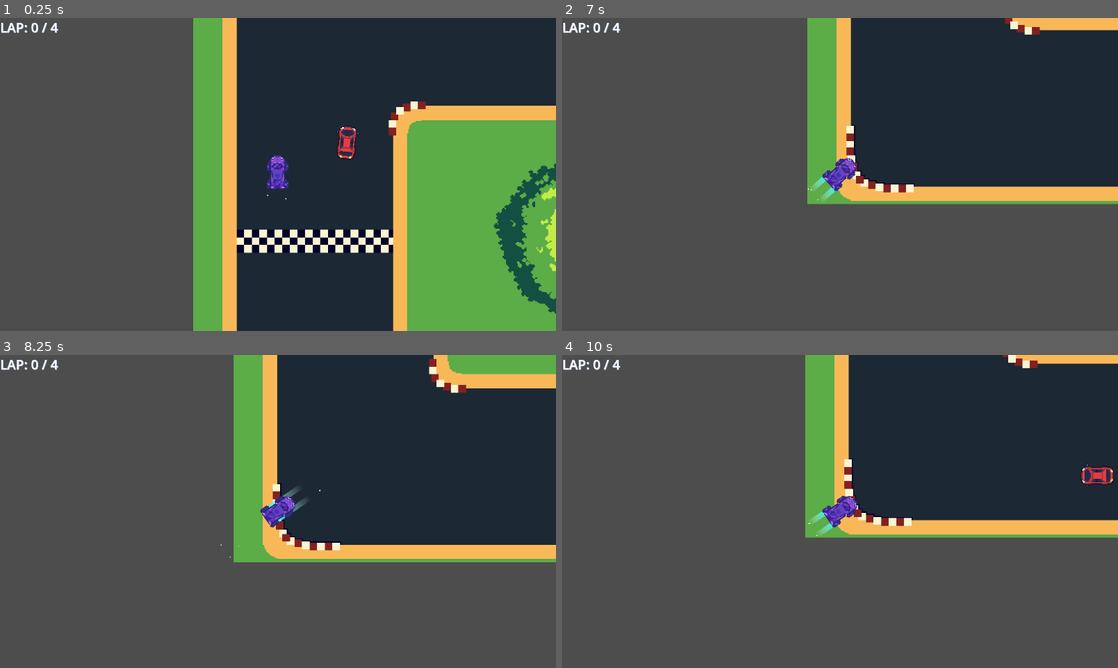
Above: before the commit, frames 1-4 (two rows, left to right).
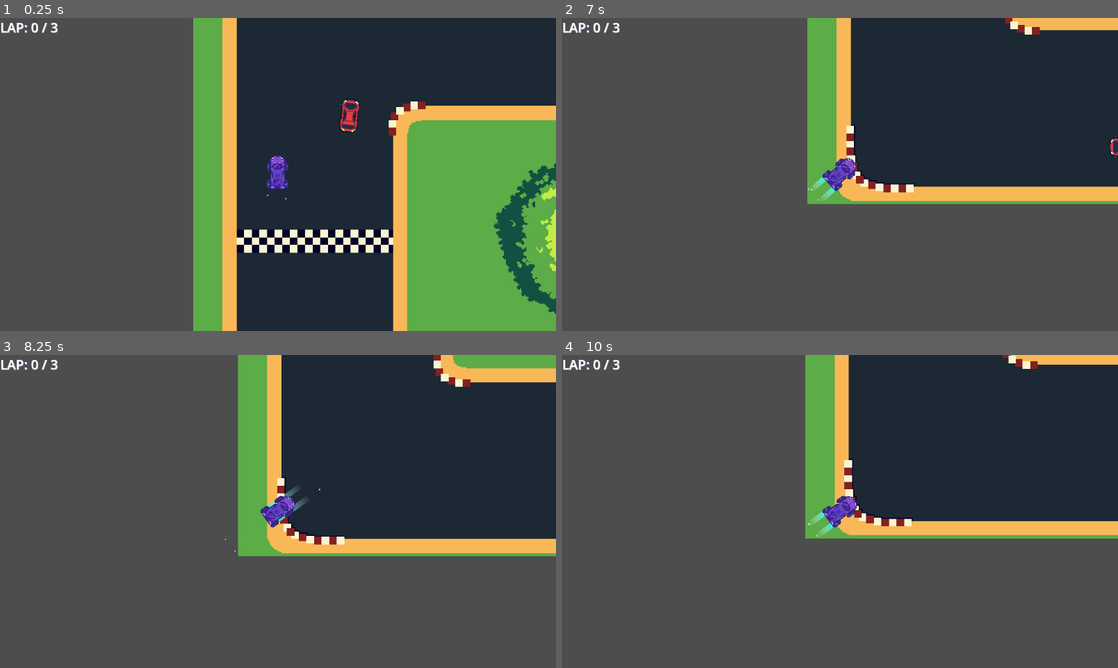
Above: after the commit, the same moments.

Repository: Buzabs/Cartest2
Game: Godot game, scene res://Scenes/TestScene.tscn
The game is run twice, just before and just after one commit, with the same random seed, the same clock (stepped at 60 frames per second) and the same inputs.
Inputs:
- Up to frame 1 (0.25 s): no input
- Up to frame 2 (7 s): hold D (Right) 0.53-1.28 s; tap Space (Nitro) at 0.6, 1.35, 2.1, 2.85, 3.6, 4.35, 5, 5.1, 5.85, 6.6 s; hold S (Down) 1.28-2.03 s; hold D (Right) 2.03-2.78 s; hold W (Up) 2.78-3.53 s; hold A (Left) 3.53-5.03 s; tap Enter at 4.25, 6.5 s; hold S (Down) 5.03-5.78 s; hold D (Right) 5.78-6.53 s; hold W (Up) from 6.53 s (still down)
- Up to frame 3 (8.25 s): release W (Up) at 7.28 s; hold D (Right) 7.28-8.03 s; tap Space (Nitro) at 7.35, 8.1 s; hold S (Down) from 8.03 s (still down)
- Up to frame 4 (10 s): tap Space (Nitro) at 8.75, 8.85, 9.6 s; release S (Down) at 8.78 s; hold A (Left) 8.78-9.53 s; tap Enter at 9.5 s; hold W (Up) from 9.53 s (still down)

The runs differ from the first frame. In frame 1, 0.4% of the frame differs, in the area x 9-65%, y 1-45%; in frame 2, less than 0.1%; in frame 3, 5.8%, in the area x 9-100%, y 0-67%; in frame 4, 1.2%.

Commit message:
Tabela wyników

Diff:
--- a/Scenes/TestScene.tscn
+++ b/Scenes/TestScene.tscn
@@ -7,6 +7,9 @@
 [ext_resource type="PackedScene" uid="uid://dahoemngkgnt" path="res://Scenes/checkpoint.tscn" id="6_qsjrb"]
 
 [sub_resource type="SystemFont" id="SystemFont_iufkg"]
+font_names = PackedStringArray("Upheaval TT (BRK)")
+
+[sub_resource type="SystemFont" id="SystemFont_0f5h7"]
 font_names = PackedStringArray("Upheaval TT (BRK)")
 
 [sub_resource type="Curve2D" id="Curve2D_5lt6y"]
@@ -25,16 +28,18 @@
 [sub_resource type="RectangleShape2D" id="RectangleShape2D_0f5h7"]
 size = Vector2(197, 21)
 
+[sub_resource type="RectangleShape2D" id="RectangleShape2D_c264a"]
+size = Vector2(197, 20)
+
 [node name="Node2D" type="Node2D"]
 script = ExtResource("1_0f5h7")
-max_laps = 4
 
 [node name="Racetrack" type="Sprite2D" parent="."]
 texture_filter = 1
 position = Vector2(922, 398)
 texture = ExtResource("2_iufkg")
 
-[node name="Car" parent="." instance=ExtResource("1_mncer")]
+[node name="Car" parent="." groups=["Cars"] instance=ExtResource("1_mncer")]
 position = Vector2(488, 109)
 
 [node name="Camera" type="Camera2D" parent="Car"]
@@ -51,9 +56,20 @@
 theme_override_fonts/normal_font = SubResource("SystemFont_iufkg")
 theme_override_font_sizes/normal_font_size = 30
 
-[node name="Enemy" parent="." instance=ExtResource("3_8k7wh")]
+[node name="Bracket" type="RichTextLabel" parent="Car/CanvasLayer"]
+unique_name_in_owner = true
+texture_filter = 1
+offset_left = 826.0
+offset_right = 1280.0
+offset_bottom = 176.0
+theme_override_fonts/normal_font = SubResource("SystemFont_0f5h7")
+theme_override_font_sizes/normal_font_size = 30
+horizontal_alignment = 2
+
+[node name="Enemy" parent="." groups=["Cars"] instance=ExtResource("3_8k7wh")]
 position = Vector2(547, 135)
 rotation = 1.70065
+max_speed = 360
 steer_force = 0.4
 look_ahead = 50
 num_rays = 16
@@ -102,17 +118,29 @@
 position = Vector2(508.5, 170.5)
 shape = SubResource("RectangleShape2D_0f5h7")
 
-[node name="Checkpoint" parent="." instance=ExtResource("6_qsjrb")]
+[node name="Checkpoints" type="Node2D" parent="."]
 position = Vector2(894, -114)
 scale = Vector2(1, 8.69)
 
-[node name="Checkpoint2" parent="." instance=ExtResource("6_qsjrb")]
-position = Vector2(1238, 465)
-scale = Vector2(9.83, 1)
+[node name="Checkpoint" parent="Checkpoints" instance=ExtResource("6_qsjrb")]
 
-[node name="Checkpoint3" parent="." instance=ExtResource("6_qsjrb")]
-position = Vector2(921, 733)
-scale = Vector2(0.945, 8.92)
+[node name="Checkpoint2" parent="Checkpoints" instance=ExtResource("6_qsjrb")]
+position = Vector2(344, 66.6283)
+scale = Vector2(9.83, 0.115075)
+
+[node name="Checkpoint3" parent="Checkpoints" instance=ExtResource("6_qsjrb")]
+position = Vector2(27, 97.4684)
+scale = Vector2(0.945, 1.02647)
+
+[node name="EnemyFinishLine" type="Area2D" parent="."]
+position = Vector2(410, 155)
+collision_layer = 4
+collision_mask = 4
+
+[node name="CollisionShape2D" type="CollisionShape2D" parent="EnemyFinishLine"]
+position = Vector2(98.5, 10)
+shape = SubResource("RectangleShape2D_c264a")
 
 [connection signal="area_entered" from="LapCounter" to="." method="_on_lap_counter_area_entered"]
 [connection signal="body_entered" from="LapCounter" to="." method="_on_lap_counter_body_entered"]
+[connection signal="body_entered" from="EnemyFinishLine" to="Enemy" method="_on_enemy_finish_line_body_entered"]
--- a/Scenes/sprite_2d.tscn
+++ /dev/null
@@ -1,43 +0,0 @@
-[gd_scene load_steps=5 format=3 uid="uid://wdj8j4d4bxpc"]
-
-[ext_resource type="Texture2D" uid="uid://cy82x4ltch75p" path="res://Sprites/Cars/temp-car.png" id="2_obltv"]
-[ext_resource type="Script" uid="uid://dt4wkd2oqxstg" path="res://Scripts/trail.gd" id="2_q6x4y"]
-
-[sub_resource type="CapsuleShape2D" id="CapsuleShape2D_obltv"]
-height = 32.0
-
-[sub_resource type="Gradient" id="Gradient_q6x4y"]
-colors = PackedColorArray(0.0980392, 0.0980392, 0.0980392, 0, 0.099986, 0.099986, 0.099986, 1)
-
-[node name="CharacterBody2D" type="CharacterBody2D"]
-
-[node name="CollisionShape2D" type="CollisionShape2D" parent="."]
-shape = SubResource("CapsuleShape2D_obltv")
-
-[node name="Sprite2D" type="Sprite2D" parent="."]
-show_behind_parent = true
-texture_filter = 1
-texture = ExtResource("2_obltv")
-
-[node name="Point" type="Node2D" parent="Sprite2D"]
-show_behind_parent = true
-position = Vector2(-7, 9)
-
-[node name="Line2D" type="Line2D" parent="Sprite2D/Point"]
-show_behind_parent = true
-width = 3.0
-default_color = Color(0.165656, 0.165656, 0.165656, 1)
-gradient = SubResource("Gradient_q6x4y")
-script = ExtResource("2_q6x4y")
-
-[node name="Point2" type="Node2D" parent="Sprite2D"]
-show_behind_parent = true
-position = Vector2(7, 9)
-
-[node name="Line2D2" type="Line2D" parent="Sprite2D/Point2"]
-show_behind_parent = true
-position = Vector2(-14, 0)
-width = 3.0
-default_color = Color(0.165656, 0.165656, 0.165656, 1)
-gradient = SubResource("Gradient_q6x4y")
-script = ExtResource("2_q6x4y")
--- a/Scripts/car.gd
+++ b/Scripts/car.gd
@@ -54,7 +54,7 @@
 	can_nitro = false
 	change_state(StateMachine.States.NITRO)
 
-func _process(delta: float) -> void: #wszystko inne oprócz fizyki
+func _process(_delta: float) -> void: #wszystko inne oprócz fizyki
 
 	if StateMachine.current_state == StateMachine.States.NITRO:
 		return
--- a/Scripts/checkpoints.gd
+++ b/Scripts/checkpoints.gd
@@ -14,4 +14,4 @@
 	if !reached and body.has_method("car_collision_id"):
 		GlobalVariables.reached_checkpoints += 1
 		reached = true
-		print(GlobalVariables.reached_checkpoints)
+		#print(GlobalVariables.reached_checkpoints)
--- a/Scripts/enemy.gd
+++ b/Scripts/enemy.gd
@@ -9,14 +9,15 @@
 var interest = []
 var danger = []
 
-#@onready var path = %Track
-#@onready var path_follow = %TrackFollow
+var id: String = "Enemy1"
+
+var laps: int = 0
 
 var direction := Vector2.ZERO
 var acc := Vector2.ZERO
 
 func _ready() -> void:
-
+	laps = 0
 	interest.resize(num_rays)
 	danger.resize(num_rays)
 	ray_directions.resize(num_rays)
@@ -65,3 +66,11 @@
 	for i in num_rays:
 		direction += ray_directions[i] * interest[i]
 	direction = direction.normalized()
+
+
+func _on_enemy_finish_line_body_entered(_body: Node2D) -> void:
+	laps += 1
+	if laps > GlobalVariables.max_laps:
+		GlobalVariables.bracket.append(id)
+		GlobalVariables.race_finished.emit()
+	print("Enemy reached finish line")
--- a/Scripts/exhaust_2.gd
+++ b/Scripts/exhaust_2.gd
@@ -2,7 +2,7 @@
 
 var car_velocity = Vector2()
 
-func _process(delta: float) -> void:
+func _process(_delta: float) -> void:
 	self.direction = car_velocity
 
 	self.initial_velocity_min = owner.velocity.length() * 0.5
--- a/Scripts/global_variables.gd
+++ b/Scripts/global_variables.gd
@@ -1,6 +1,12 @@
 extends Node
 
 signal reset_reached
+signal race_finished
 
 var reached_checkpoints: int = 0
 var laps: int = 0
+var max_laps: int = 3
+
+var finished_cars = 0
+
+var bracket = []
--- a/Scripts/test_scene.gd
+++ b/Scripts/test_scene.gd
@@ -5,19 +5,21 @@
 @onready var path = %Track
 @onready var path_follow = %TrackFollow
 @onready var lap_counter_text = %LapCount
+@onready var bracket_text = %Bracket
 
-@export var max_laps: int = 3
+var checkpoints_arr = []
+var checkpoints_count: int = 0
 
-var checkpoints = []
-var checkpoints_count: int = 0
+var cars_arr = []
 
 func _ready() -> void:
 	GlobalVariables.laps = 0
-	checkpoints = get_tree().get_nodes_in_group("Checkpoints")
-	checkpoints_count = checkpoints.size()
+	checkpoints_arr = get_tree().get_nodes_in_group("Checkpoints")
+	cars_arr = get_tree().get_nodes_in_group("Cars")
+	checkpoints_count = checkpoints_arr.size()
 	GlobalVariables.reached_checkpoints = 0
-	lap_counter_text.text += "LAP: 0 / " + str(max_laps)
-
+	lap_counter_text.text += "LAP: 0 / " + str(GlobalVariables.max_laps)
+	GlobalVariables.race_finished.connect(_on_car_finished_race)
 
 
 func get_path_direction(pos):
@@ -25,12 +27,20 @@
 	path_follow.progress = offset
 	return path_follow.transform.x
 
-
-
 func _on_lap_counter_body_entered(_body: Node2D) -> void:
 	print("hello")
 	if GlobalVariables.reached_checkpoints == checkpoints_count:
 		GlobalVariables.laps += 1
-		lap_counter_text.text = "LAP: " + str(GlobalVariables.laps) + " / " + str(max_laps)
+		lap_counter_text.text = "LAP: " + str(GlobalVariables.laps) + " / " + str(GlobalVariables.max_laps)
 		GlobalVariables.reached_checkpoints = 0
 		GlobalVariables.reset_reached.emit()
+
+	if GlobalVariables.laps > GlobalVariables.max_laps:
+		GlobalVariables.bracket.append("PlayerCar")
+		GlobalVariables.race_finished.emit()
+
+func _on_car_finished_race():
+	GlobalVariables.finished_cars += 1
+	if cars_arr.size() == GlobalVariables.finished_cars:
+		for i in GlobalVariables.bracket:
+			bracket_text.text += i + "\n"
--- a/Scripts/trail.gd
+++ b/Scripts/trail.gd
@@ -13,7 +13,7 @@
 	nitro_gradient.colors = [Color.TRANSPARENT, Color.AQUA]
 	nitro_gradient.offsets = [0.0, 1.0]
 
-func _process(delta: float) -> void:
+func _process(_delta: float) -> void:
 	global_position = Vector2(0, 0)
 	global_rotation = 0
 
--- a/project.godot
+++ b/project.godot
@@ -28,6 +28,7 @@
 [global_group]
 
 Checkpoints=""
+Cars=""
 
 [input]
 
Not shown: 1 places in Scenes/TestScene.tscn that only renumber resources
